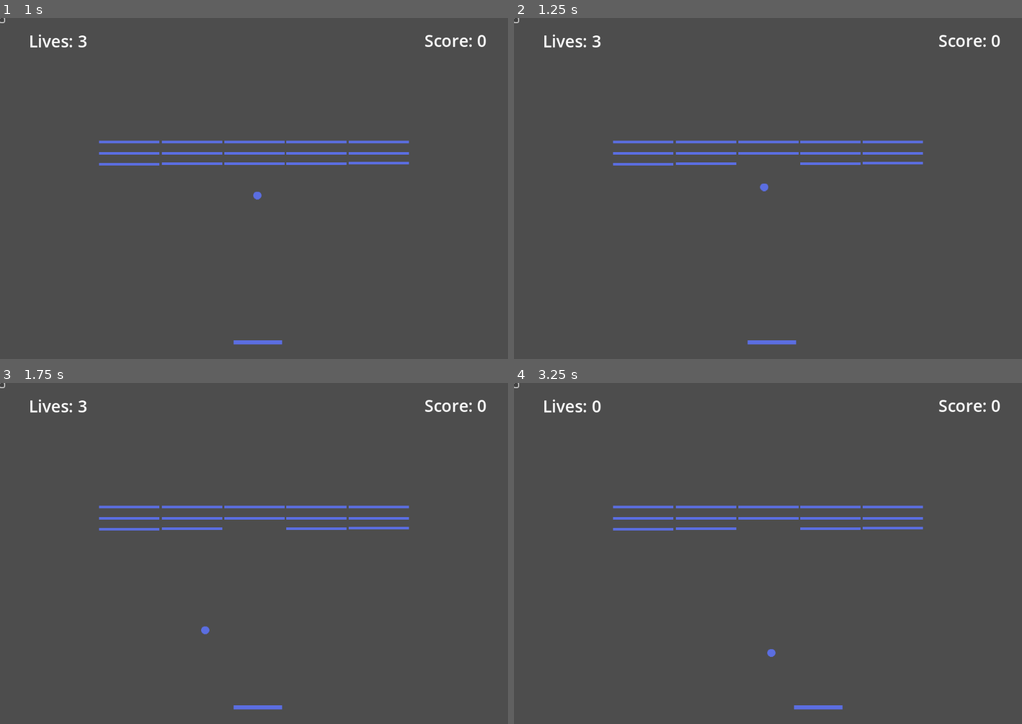
Above: before the commit, frames 1-4 (two rows, left to right).
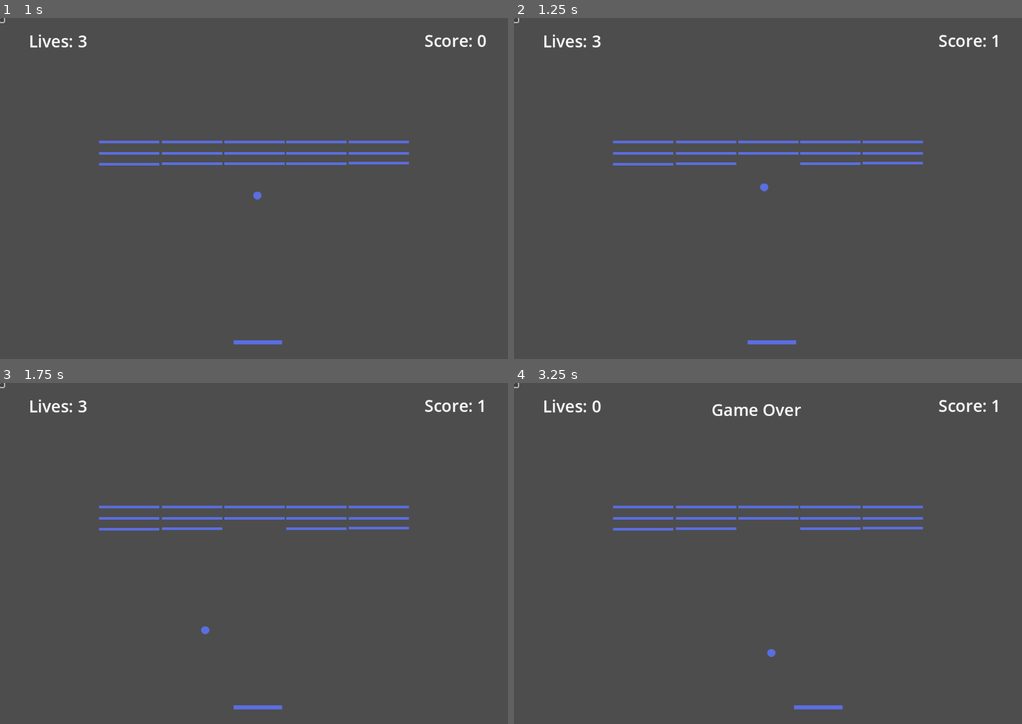
Above: after the commit, the same moments.

Repository: Dripcoding/godot-breakout2d
Game: Godot game, scene res://scenes/main.tscn
The game is run twice, just before and just after one commit, with the same random seed, the same clock (stepped at 60 frames per second) and the same inputs.
Inputs (mouse positions are in pixels of both pictures, inside the frame that each line leads up to):
- Up to frame 1 (1 s): click (0, 21) at 0.5 s
- Up to frame 2 (1.25 s): no input
- Up to frame 3 (1.75 s): click (0, 386) at 1.25 s
- Up to frame 4 (3.25 s): tap Enter at 2 s; hold Right (move_right) 2.03-2.78 s; hold Left (move_left) from 2.78 s (still down)

Frame 1 is identical in both runs. In frame 2, less than 0.1% of the frame differs, in the area x 94-96%, y 4-9%; in frame 3, less than 0.1%; in frame 4, 0.3%, in the area x 39-96%, y 4-10%.

Commit message:
impl game over message ui

Diff:
--- a/code/ball.gd
+++ b/code/ball.gd
@@ -1,4 +1,7 @@
 extends RigidBody2D
+
+
+signal score
 
 
 @export var brick_collision_rotation: float = 60
@@ -33,6 +36,7 @@
 	if body.is_in_group('brick'):
 		body.queue_free()
 		collided_with_brick = true
+		score.emit()
 	elif body.is_in_group('wall'):
 		collided_with_wall = true
 
--- a/code/hud.gd
+++ b/code/hud.gd
@@ -7,16 +7,18 @@
 var score: int = 0
 
 
+func _ready():
+	$GameOverLabel.hide()
+
+
 func _on_ball_score():
 	score += 1
 	$ScoreLabel.text = 'Score: ' + str(score)
 
 
-func _on_out_of_bounds_area_out_of_bounds():
+func _on_ball_out_of_bounds(body:Node2D):
 	playerLives -= 1
 	$PlayerLivesLabel.text = 'Lives: ' + str(playerLives)
 
-
-func _on_ball_out_of_bounds(body:Node2D):
-	playerLives -= 1
-	$PlayerLivesLabel.text = 'Lives: ' + str(playerLives)
+	if playerLives == 0:
+		$GameOverLabel.show()
--- a/scenes/main.tscn
+++ b/scenes/main.tscn
@@ -47,6 +47,7 @@
 
 [node name="Hud" type="CanvasLayer" parent="."]
 script = ExtResource("9_bynq6")
+playerLives = null
 
 [node name="ScoreLabel" type="Label" parent="Hud"]
 unique_name_in_owner = true
@@ -73,5 +74,17 @@
 offset_right = 8.0
 offset_bottom = 8.0
 
+[node name="GameOverLabel" type="Label" parent="Hud"]
+unique_name_in_owner = true
+offset_left = 383.0
+offset_top = 29.0
+offset_right = 556.0
+offset_bottom = 74.0
+size_flags_horizontal = 4
+theme_override_font_sizes/font_size = 32
+text = "Game Over"
+horizontal_alignment = 1
+
+[connection signal="score" from="Ball" to="Hud" method="_on_ball_score"]
 [connection signal="body_entered" from="OutOfBoundsArea" to="Ball" method="_on_ball_out_of_bounds"]
 [connection signal="body_entered" from="OutOfBoundsArea" to="Hud" method="_on_ball_out_of_bounds"]
